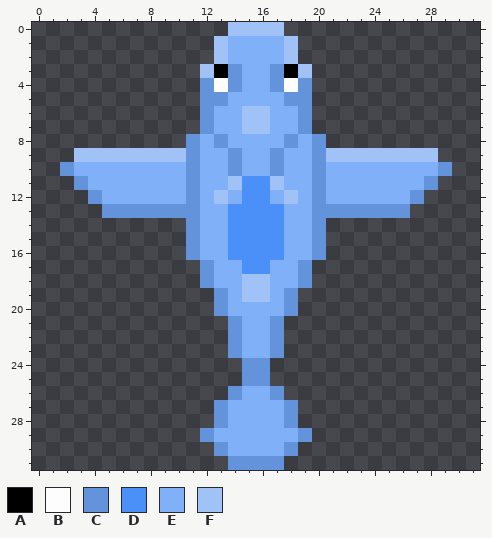
Pixel-art sprite: characters/players/Fish.png. The first picture shows the starting point.
The file is 32x32 pixels.
Palette (. is transparent): A #000000  B #fdfdfd  C #6393da  D #4a90f8  E #7fb0f8  F #a0c2f6
Pixels before, first column x 2:
 0 ............FFFF............
 1 ...........FEEEEF...........
 2 ...........FEEEEF...........
 3 ..........FACEECAF..........
 4 ..........CBCEECBC..........
 5 ..........CCEEEECC..........
 6 ..........CEEFFEEC..........
 7 ..........CEEFFEEC..........
 8 .........CECEEEECEC.........
 9 .FFFFFFFFCEECEECEECFFFFFFFF.
10 CEEEEEEEECEECEECEECEEEEEEEEC
11 .CEEEEEEECEEFDDFEECEEEEEEEC.
12 ..CEEEEEECEFEDDEFECEEEEEEC..
13 ...CCCCCCCEEDDDDEECCCCCCC...
14 .........CEEDDDDEEC.........
15 .........CEEDDDDEEC.........
16 .........CEEDDDDEEC.........
17 ..........CEEDDEEC..........
18 ..........CEEFFEEC..........
19 ...........CEFFEC...........
20 ...........CEEEEC...........
21 ............CEEC............
22 ............CEEC............
23 ............CEEC............
24 .............CC.............
25 .............CC.............
26 ............CEEC............
27 ...........CEEEEC...........
28 ...........CEEEEC...........
29 ..........CEEEEEEC..........
30 ...........CEEEEC...........
31 ............CCCC............
After:
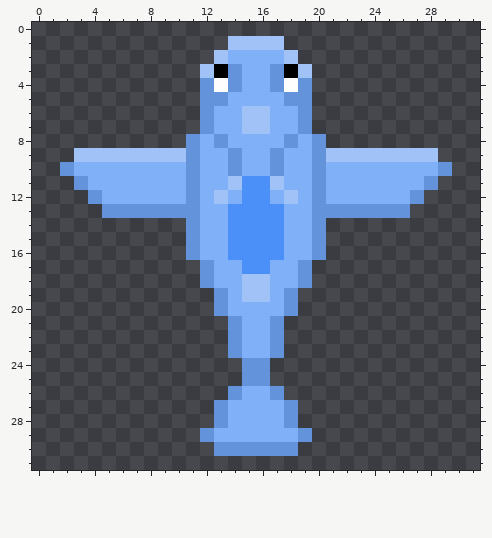
Difference:
Colour E gives way to colour C in row 30 at x 14 to 17.
Colour E gives way to colour F in row 1 at x 14 to 17.
Colour C is gone in row 31 at x 14 to 17.
Colour F is gone in row 0 at x 14 to 17; in row 1 at x 13 and 18.
